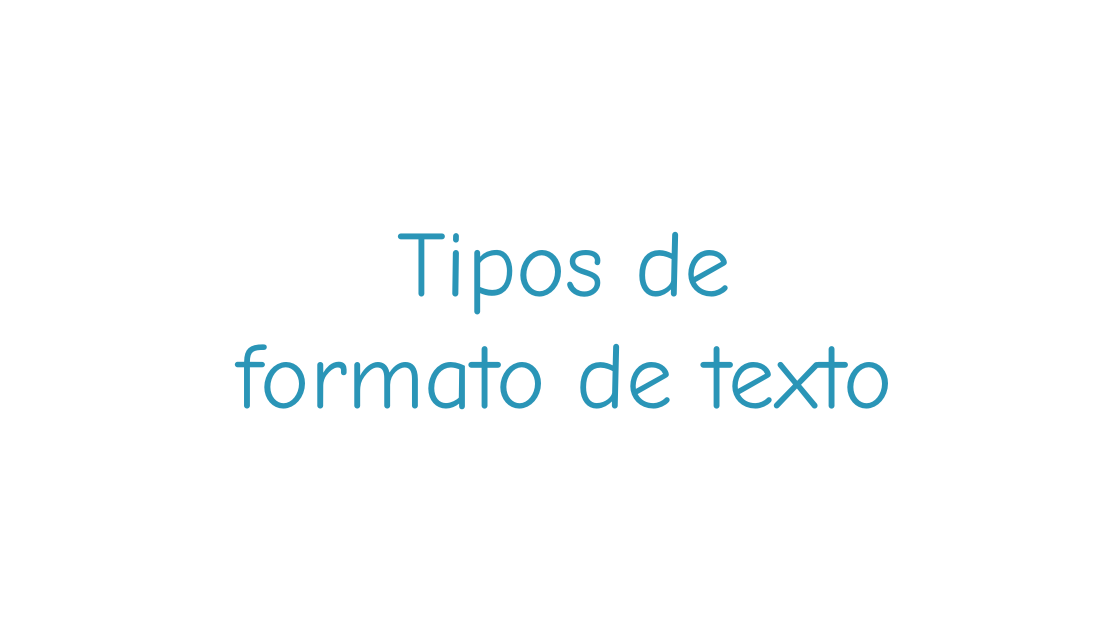
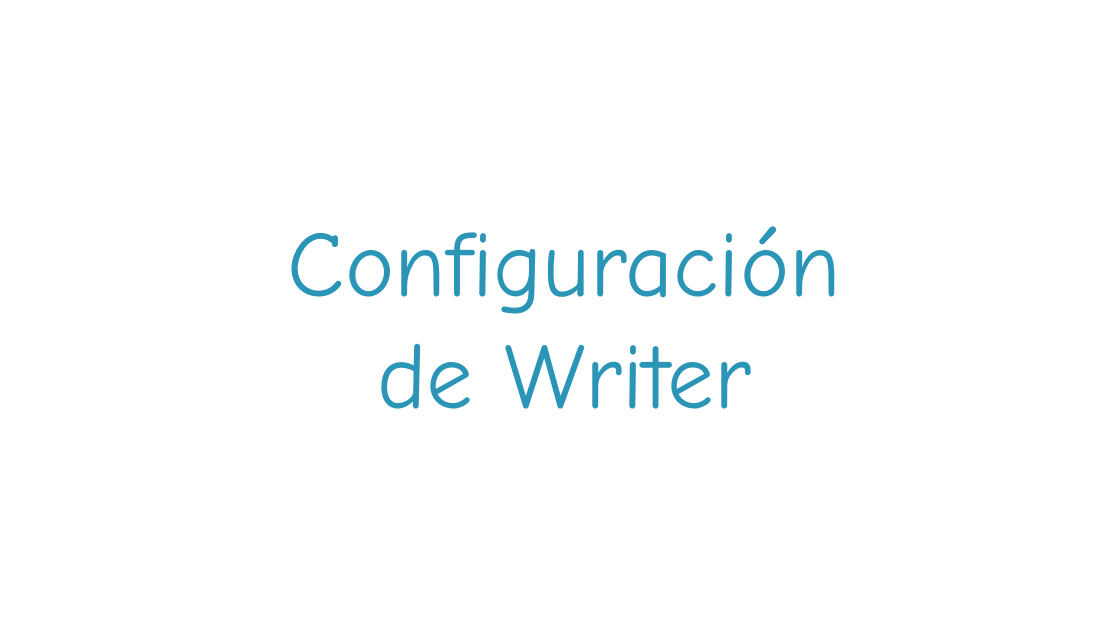
Before and after one commit to transpa1416/tigali, a slide deck: slide 1 of public/downloads/writer/module01/M01Topic02.pptx. Drawn at 1120x630 pixels with LibreOffice and Linux fonts; fonts in the diff are those of the drawing; background and template pictures are left out. Boxes give left, top, right and bottom in pixels: in the first picture for what was removed or moved away, otherwise in the second. Text is boxed around its words. In the diff, an @@ line names an element or a change of style, - is before the commit and + after.

```diff
--- a/public/downloads/writer/module01/M01Topic02.pptx
+++ b/public/downloads/writer/module01/M01Topic02.pptx
@@ title at [288,226,841,409]: text changed @@
-Tipos de formato de texto
+Configuración de Writer
```
Also in this commit, not shown: 1 other slide changed, 3 slides added, 3 slides removed, 12 other files.
